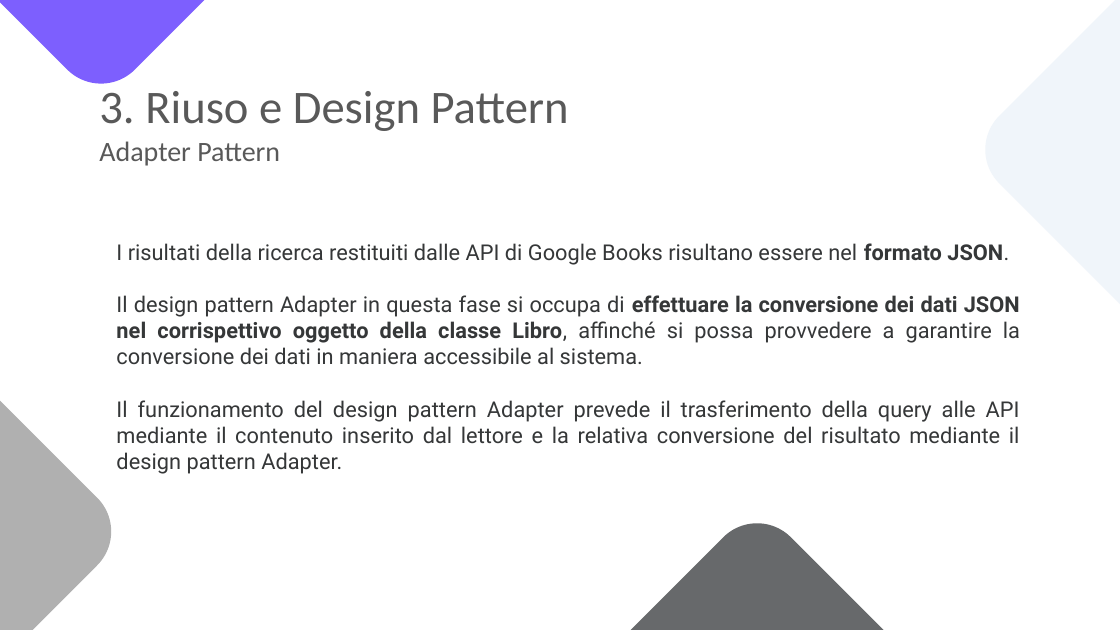
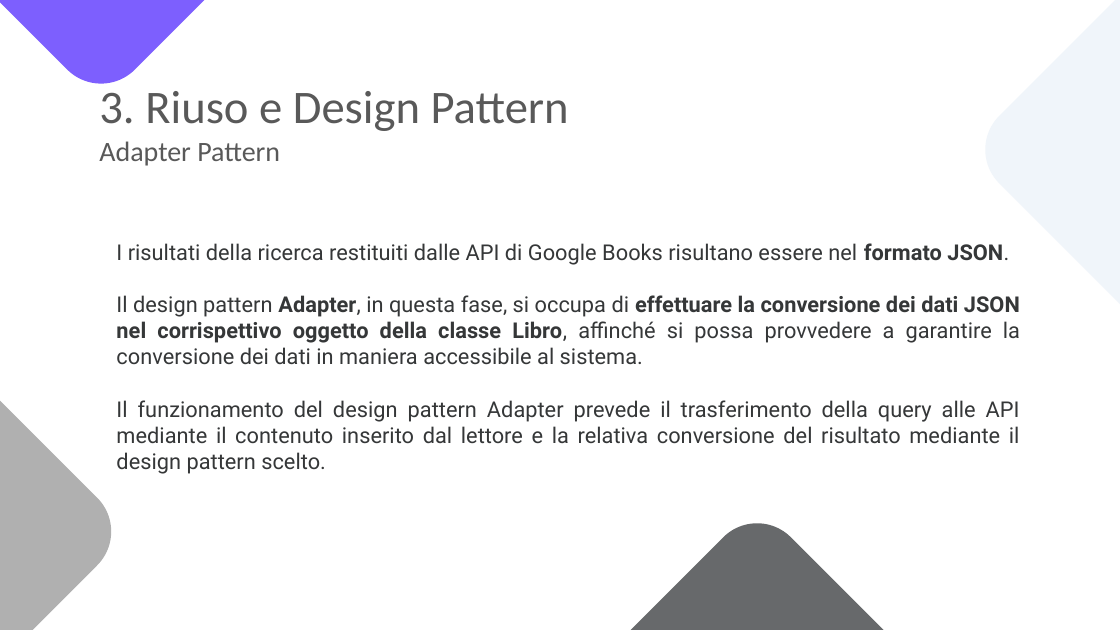
Before and after one commit to notjuary/Bookster_Classe03, a slide deck: slide 107 of DOC/Presentazione.pptx (slide 108 before the commit). Drawn at 1120x630 pixels with LibreOffice and Linux fonts; fonts in the diff are those of the drawing. Boxes give left, top, right and bottom in pixels: in the first picture for what was removed or moved away, otherwise in the second. Text is boxed around its words. In the diff, an @@ line names an element or a change of style, - is before the commit and + after.

```diff
--- a/DOC/Presentazione.pptx
+++ b/DOC/Presentazione.pptx
@@ subtitle at (x1=116, y1=295, x2=1020, y2=474): text changed @@
-Il design pattern Adapter in questa fase si occupa di effettuare la conversione dei dati JSON nel corrispettivo oggetto della classe Libro, affinché si possa provvedere a garantire la conversione dei dati in maniera accessibile al sistema.
-Il funzionamento del design pattern Adapter prevede il trasferimento della query alle API mediante il contenuto inserito dal lettore e la relativa conversione del risultato mediante il design pattern Adapter.
+Il design pattern Adapter, in questa fase, si occupa di effettuare la conversione dei dati JSON nel corrispettivo oggetto della classe Libro, affinché si possa provvedere a garantire la conversione dei dati in maniera accessibile al sistema.
+Il funzionamento del design pattern Adapter prevede il trasferimento della query alle API mediante il contenuto inserito dal lettore e la relativa conversione del risultato mediante il design pattern scelto.
```
Also in this commit, not shown: 57 other slides changed, 1 slide removed.
